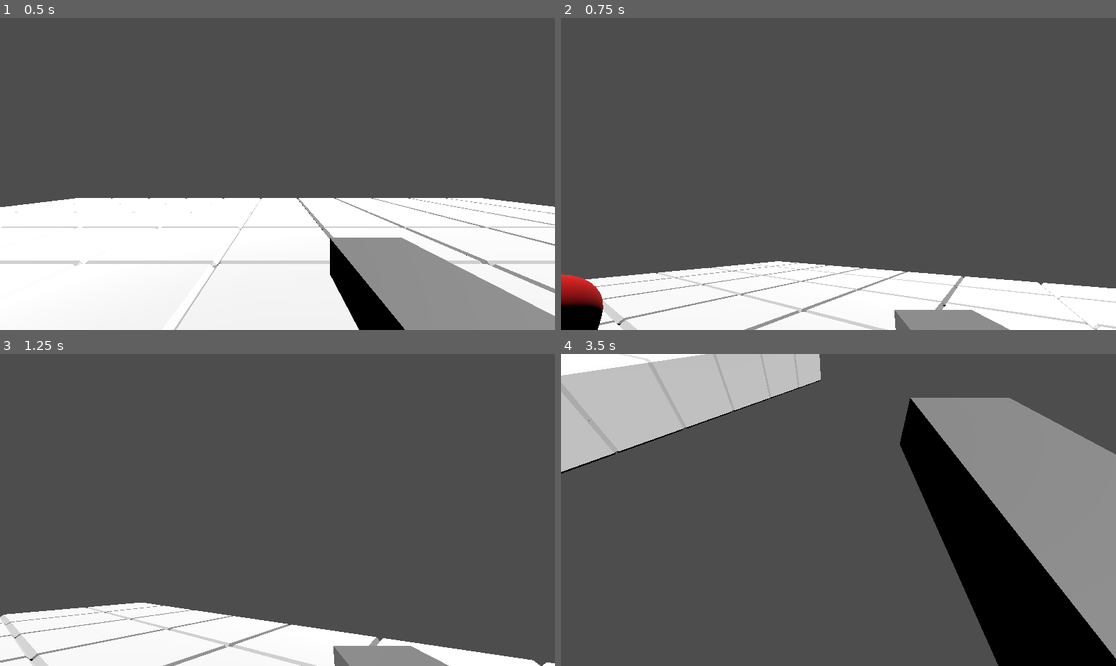
Above: before the commit, frames 1-4 (two rows, left to right).
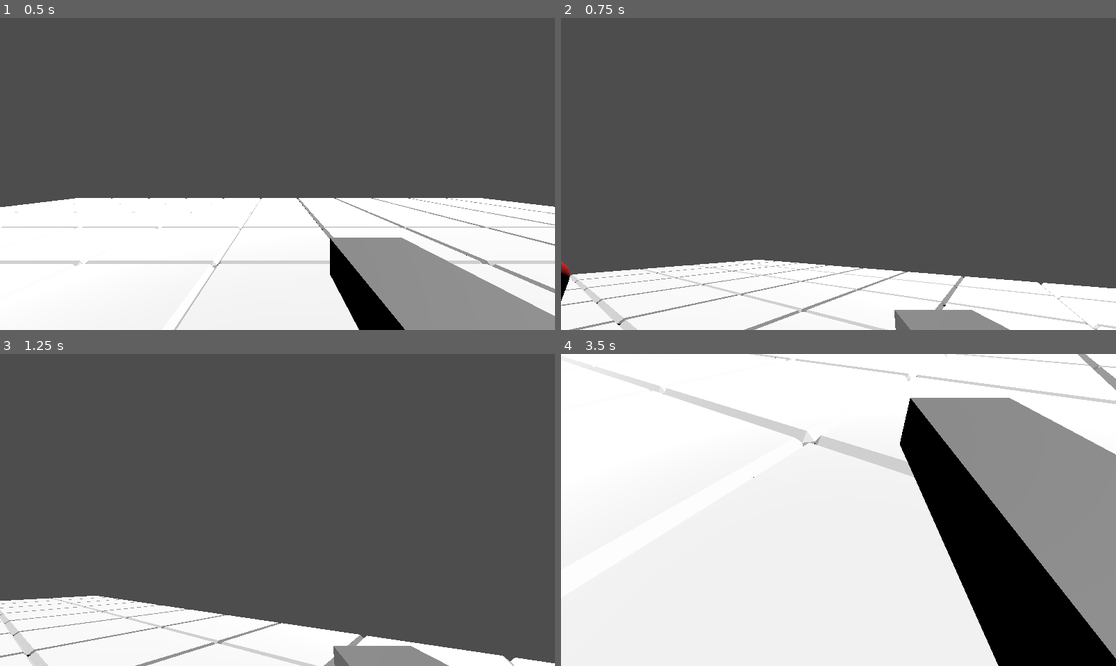
Above: after the commit, the same moments.

Repository: NipunaGi/HackPrinceton_SRPG
Game: Godot game, scene res://Scenes/node_3d.tscn
Same seed, same stepped clock (60 frames per second), same inputs: the game is played once before the commit and once after it.
Inputs (mouse positions are in pixels of both pictures, inside the frame that each line leads up to):
- Up to frame 1 (0.5 s): no input
- Up to frame 2 (0.75 s): move the mouse to (960, 158) at 0.52 s; hold Right (right) from 0.53 s (still down)
- Up to frame 3 (1.25 s): keep holding Right (right)
- Up to frame 4 (3.5 s): move the mouse to (727, 525) at 1.27 s; release Right (right) at 1.28 s; hold Down (back) 1.28-2.03 s; move the mouse to (894, 441) at 2.02 s; hold Right (right) 2.03-2.78 s; tap Enter at 2.75 s; move the mouse to (810, 572) at 2.77 s; hold Up (forward) from 2.78 s (still down)

Frame 1 is identical in both runs. In frame 2, 1.7% of the frame differs, in the area x 0-39%, y 77-100%; in frame 3, 2.1%; in frame 4, 73%, in the area x 0-100%, y 0-100%.

Commit message:
debugging

Diff:
--- a/project-srpg/Scenes/node_3d.tscn
+++ b/project-srpg/Scenes/node_3d.tscn
@@ -58,7 +58,7 @@
 [node name="Firstperson" type="Node3D" parent="Player"]
 transform = Transform3D(1, 0, 0, 0, 1, 0, 0, 0, 1, -0.4209299, 0.96580076, 0)
 
-[node name="Camera3D" type="Camera3D" parent="Player/Firstperson"]
+[node name="FP_CAM" type="Camera3D" parent="Player/Firstperson"]
 transform = Transform3D(1, 0, 0, 0, 1, 0, 0, 0, 1, 0.23883772, 0.31898093, 0)
 
 [node name="CameraSpringArm" type="SpringArm3D" parent="." node_paths=PackedStringArray("player")]
@@ -67,7 +67,7 @@
 script = ExtResource("2_noarx")
 player = NodePath("../Player")
 
-[node name="Camera3D" type="Camera3D" parent="CameraSpringArm"]
+[node name="TP_CAM" type="Camera3D" parent="CameraSpringArm"]
 transform = Transform3D(-1, 5.9604645e-08, -1.1920929e-07, 2.9802322e-08, 1.0000001, 0, 8.940697e-08, 0, -1.0000001, 0.3696588, -0.619267, 0.9210925)
 
 [node name="DirectionalLight3D" type="DirectionalLight3D" parent="."]
@@ -75,7 +75,7 @@
 
 [node name="Enemy" type="CharacterBody3D" parent="."]
 transform = Transform3D(1, 0, 0, 0, 1, 0, 0, 0, 1, 3, 0, 3)
-up_direction = Vector3(0.09900618, 0.0099503705, 0.995037)
+up_direction = Vector3(0.09900619, 0.009950371, 0.9950371)
 script = ExtResource("4_wosnj")
 
 [node name="MeshInstance3D" type="MeshInstance3D" parent="Enemy"]
--- a/project-srpg/Scripts/Player.gd
+++ b/project-srpg/Scripts/Player.gd
@@ -29,19 +29,19 @@
 		# define movement
 		var move_vector = Vector3.ZERO
 		if Input.is_action_pressed("back"):
+			move_vector.z = 1
+		elif Input.is_action_pressed("forward"):
 			move_vector.z = -1
-		elif Input.is_action_pressed("forward"):
-			move_vector.z = 1
 		elif Input.is_action_pressed("right"):
+			move_vector.x = 1
+		elif Input.is_action_pressed("left"):
 			move_vector.x = -1
-		elif Input.is_action_pressed("left"):
-			move_vector.x = 1
 
 		# camera-relative direction
 		if not move_vector.is_zero_approx():
 			move_vector = move_vector.rotated(Vector3.UP, rotation.y)
 			# makes the input relative to the character's rotation
-			var grid_direction = (transform.basis * move_vector).normalized().round()
+			var grid_direction = ($Firstperson.transform.basis * move_vector).normalized().round()
 
 			if not grid_direction.is_zero_approx():
 				# Start the movement
@@ -87,3 +87,11 @@
 
 			$Firstperson.rotation.x -= event.relative.y / sensitivity
 			$Firstperson.rotation.x = clamp($Firstperson.rotation.x, deg_to_rad(-45),deg_to_rad(90))
+func switch_camera()->void:
+	if get_viewport().getcamera() == $CameraSpringArm.TP_CAM:
+		$Firstperson.FP_CAM.current = true
+	else:
+		$CameraSpringArm.TP_CAM.current = true
+func acutal_switch(event):
+	if Input.is_action_pressed("space"):
+		switch_camera()
Not shown: 1 places in project-srpg/Scenes/node_3d.tscn that only renumber resources
